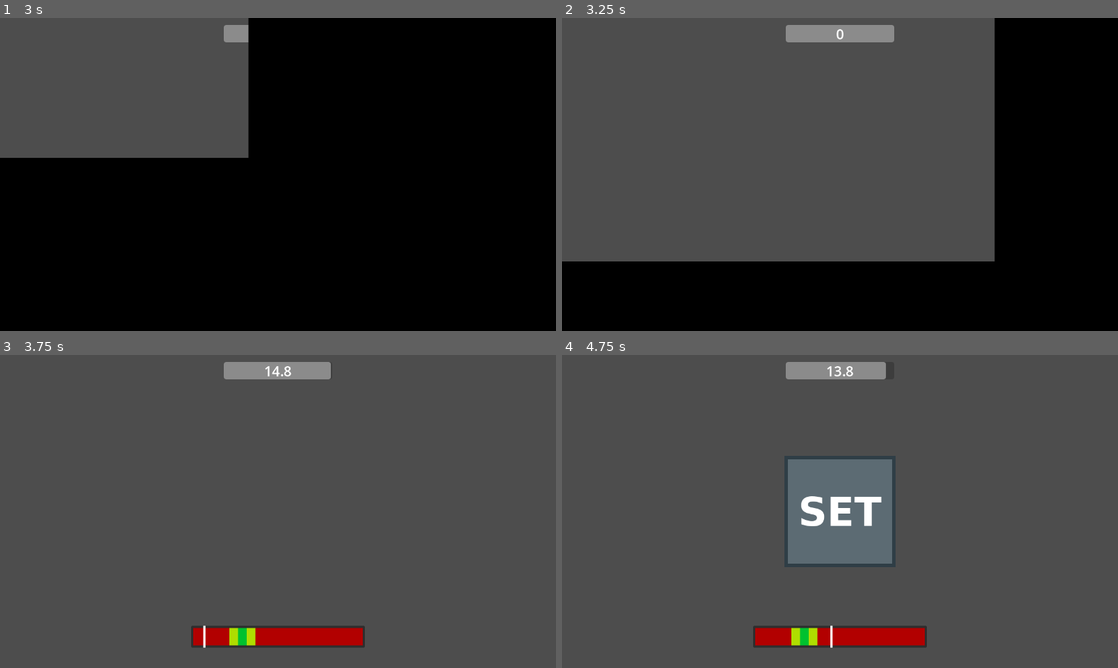
Above: before the commit, frames 1-4 (two rows, left to right).
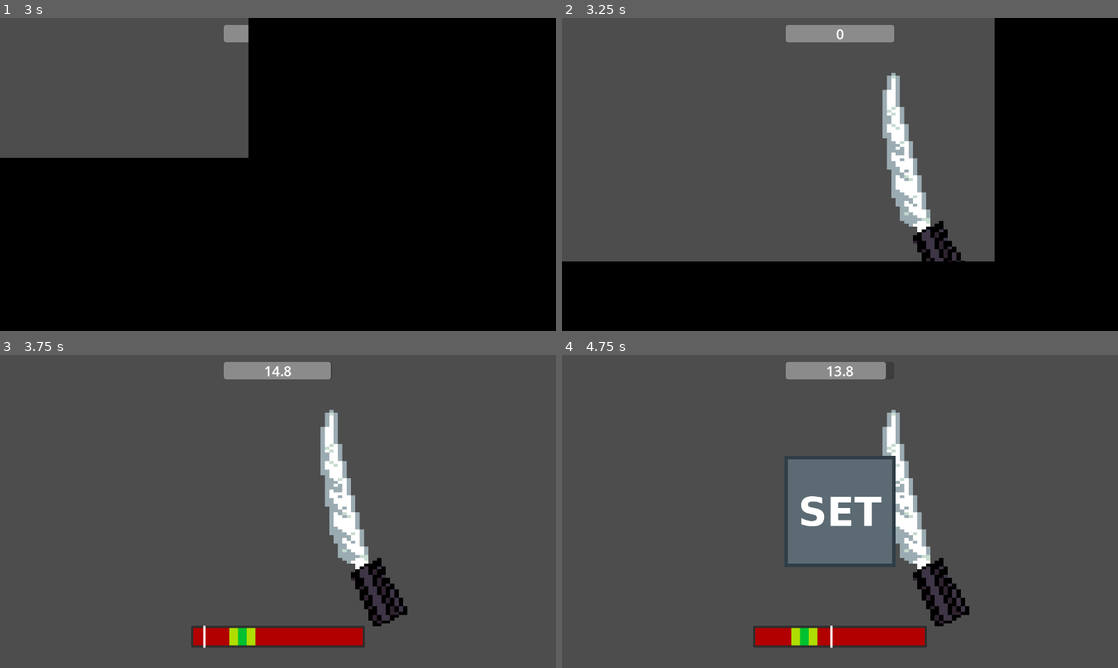
Above: after the commit, the same moments.

Repository: Chebrbober/GMTK-JAM
Game: Godot game, scene res://scenes/main_menu.tscn
Same seed, same stepped clock (60 frames per second), same inputs: the game is played once before the commit and once after it.
Inputs (mouse positions are in pixels of both pictures, inside the frame that each line leads up to):
- Up to frame 1 (3 s): click "Play" at 0.5 s; click "Play" at 1.25 s; tap Enter at 2 s; move the mouse to (400, 158) at 2.02 s; press the mouse at (400, 158) at 2.03 s; hold Right (move_right) 2.03-2.78 s; tap Space (jump) at 2.27 s; move the mouse to (166, 190) at 2.77 s; release the mouse at (166, 190) at 2.78 s; hold Down (move_down) from 2.78 s (still down); click (166, 190) at 2.85 s
- Up to frame 2 (3.25 s): keep holding Down (move_down); tap Space (jump) at 3.02 s
- Up to frame 3 (3.75 s): move the mouse to (333, 442) at 3.52 s; release Down (move_down) at 3.53 s; press the mouse at (333, 442) at 3.53 s; hold Right (move_right) from 3.53 s (still down)
- Up to frame 4 (4.75 s): move the mouse to (812, 574) at 4.27 s; release Right (move_right) at 4.28 s; release the mouse at (812, 574) at 4.28 s; hold Up (move_up) from 4.28 s (still down); click (812, 574) at 4.35 s; tap Space (jump) at 4.52 s

Frame 1 is identical in both runs. In frame 2, 2.8% of the frame differs, in the area x 57-73%, y 17-78%; in frame 3, 3.1%, in the area x 57-74%, y 17-87%; in frame 4, 2.8%.

Commit message:
Draw knife and animate it

Diff:
--- a/scenes/game.tscn
+++ b/scenes/game.tscn
@@ -11,6 +11,8 @@
 [ext_resource type="Script" uid="uid://c3151o76p6te8" path="res://scripts/frozen_mode.gd" id="8_0tnpc"]
 [ext_resource type="Script" uid="uid://5sq84prlrrmv" path="res://scripts/random_events.gd" id="8_vtaks"]
 [ext_resource type="Shader" uid="uid://dwtppe48q0v5y" path="res://scripts/shaders/frozen.gdshader" id="10_kvpfn"]
+[ext_resource type="Texture2D" uid="uid://dwp7bu1aq307t" path="res://assets/knife.png" id="12_dinhu"]
+[ext_resource type="Script" uid="uid://mwkecv5rwwhh" path="res://scripts/knife.gd" id="12_kvuet"]
 
 [sub_resource type="LabelSettings" id="LabelSettings_uwrxv"]
 font_size = 32
@@ -24,6 +26,91 @@
 shader_parameter/border_size = 0.2
 shader_parameter/distortion = 0.008
 shader_parameter/strength = 0.0
+
+[sub_resource type="Animation" id="Animation_dinhu"]
+resource_name = "cut"
+length = 0.2
+tracks/0/type = "value"
+tracks/0/imported = false
+tracks/0/enabled = true
+tracks/0/path = NodePath(".:rotation")
+tracks/0/interp = 2
+tracks/0/loop_wrap = true
+tracks/0/keys = {
+"times": PackedFloat32Array(0, 0.05, 0.1, 0.15, 0.2),
+"transitions": PackedFloat32Array(1, 1, 1, 1, 1),
+"update": 0,
+"values": [-0.436332, -0.785398, -1.48353, -0.698132, 0.0]
+}
+tracks/1/type = "value"
+tracks/1/imported = false
+tracks/1/enabled = true
+tracks/1/path = NodePath(".:position")
+tracks/1/interp = 2
+tracks/1/loop_wrap = true
+tracks/1/keys = {
+"times": PackedFloat32Array(0.05, 0.1, 0.15),
+"transitions": PackedFloat32Array(1, 1, 1),
+"update": 0,
+"values": [Vector2(838, 375), Vector2(816, 404), Vector2(838, 375)]
+}
+tracks/2/type = "value"
+tracks/2/imported = false
+tracks/2/enabled = true
+tracks/2/path = NodePath(".:skew")
+tracks/2/interp = 2
+tracks/2/loop_wrap = true
+tracks/2/keys = {
+"times": PackedFloat32Array(0.1, 0.15, 0.2),
+"transitions": PackedFloat32Array(1, 1, 1),
+"update": 0,
+"values": [0.539307, 0.190241, 0.0]
+}
+
+[sub_resource type="Animation" id="Animation_kvuet"]
+length = 0.001
+tracks/0/type = "value"
+tracks/0/imported = false
+tracks/0/enabled = true
+tracks/0/path = NodePath(".:rotation")
+tracks/0/interp = 1
+tracks/0/loop_wrap = true
+tracks/0/keys = {
+"times": PackedFloat32Array(0),
+"transitions": PackedFloat32Array(1),
+"update": 0,
+"values": [0.0]
+}
+tracks/1/type = "value"
+tracks/1/imported = false
+tracks/1/enabled = true
+tracks/1/path = NodePath(".:position")
+tracks/1/interp = 1
+tracks/1/loop_wrap = true
+tracks/1/keys = {
+"times": PackedFloat32Array(0),
+"transitions": PackedFloat32Array(1),
+"update": 0,
+"values": [Vector2(838, 375)]
+}
+tracks/2/type = "value"
+tracks/2/imported = false
+tracks/2/enabled = true
+tracks/2/path = NodePath(".:skew")
+tracks/2/interp = 1
+tracks/2/loop_wrap = true
+tracks/2/keys = {
+"times": PackedFloat32Array(0),
+"transitions": PackedFloat32Array(1),
+"update": 0,
+"values": [0.0]
+}
+
+[sub_resource type="AnimationLibrary" id="AnimationLibrary_trtic"]
+_data = {
+&"RESET": SubResource("Animation_kvuet"),
+&"cut": SubResource("Animation_dinhu")
+}
 
 [node name="Game" type="Node2D"]
 
@@ -222,6 +309,20 @@
 wait_time = 20.0
 autostart = true
 
+[node name="Knife" type="Sprite2D" parent="."]
+unique_name_in_owner = true
+top_level = true
+z_index = 150
+position = Vector2(838, 375)
+scale = Vector2(1, 0.655)
+texture = ExtResource("12_dinhu")
+script = ExtResource("12_kvuet")
+
+[node name="AnimationPlayer" type="AnimationPlayer" parent="Knife"]
+libraries = {
+&"": SubResource("AnimationLibrary_trtic")
+}
+
 [node name="PauseMenu" type="CanvasLayer" parent="."]
 script = ExtResource("1_uwrxv")
 main_menu_scene_path = "uid://cy18vdwi6ps75"
--- a/scripts/cut_bar.gd
+++ b/scripts/cut_bar.gd
@@ -3,6 +3,7 @@
 @onready var red_zone: ColorRect = $PanelContainer/MarginContainer/ManualControl/RedZone
 @onready var yellow_zone: ColorRect = $PanelContainer/MarginContainer/ManualControl/YellowZone
 @onready var green_zone: ColorRect = $PanelContainer/MarginContainer/ManualControl/YellowZone/GreenZone
+@onready var knife: Sprite2D = %Knife
 @onready var panel_container: PanelContainer = $PanelContainer
 @onready var indicator: ColorRect = %Indicator
 @onready var frozen_mode: Node = %FrozenMode
@@ -64,6 +65,7 @@
 		print('miss')
 		mouse_clicked.emit(CutType.Result.MISS)
 		update_zone_sizes(false)
+	knife.play_cut()
 	randomize_pos()
 
 func update_zone_sizes(is_hit: bool) -> void:
--- /dev/null
+++ b/scripts/knife.gd
@@ -0,0 +1,6 @@
+extends Sprite2D
+
+@onready var animation_player: AnimationPlayer = $AnimationPlayer
+
+func play_cut() -> void:
+	animation_player.play("cut")
Binary file added: assets/knife.png
Not shown, added: assets/knife.png.import
Not shown: 1 places in scenes/game.tscn that only renumber resources
Not shown, added: scripts/knife.gd.uid
